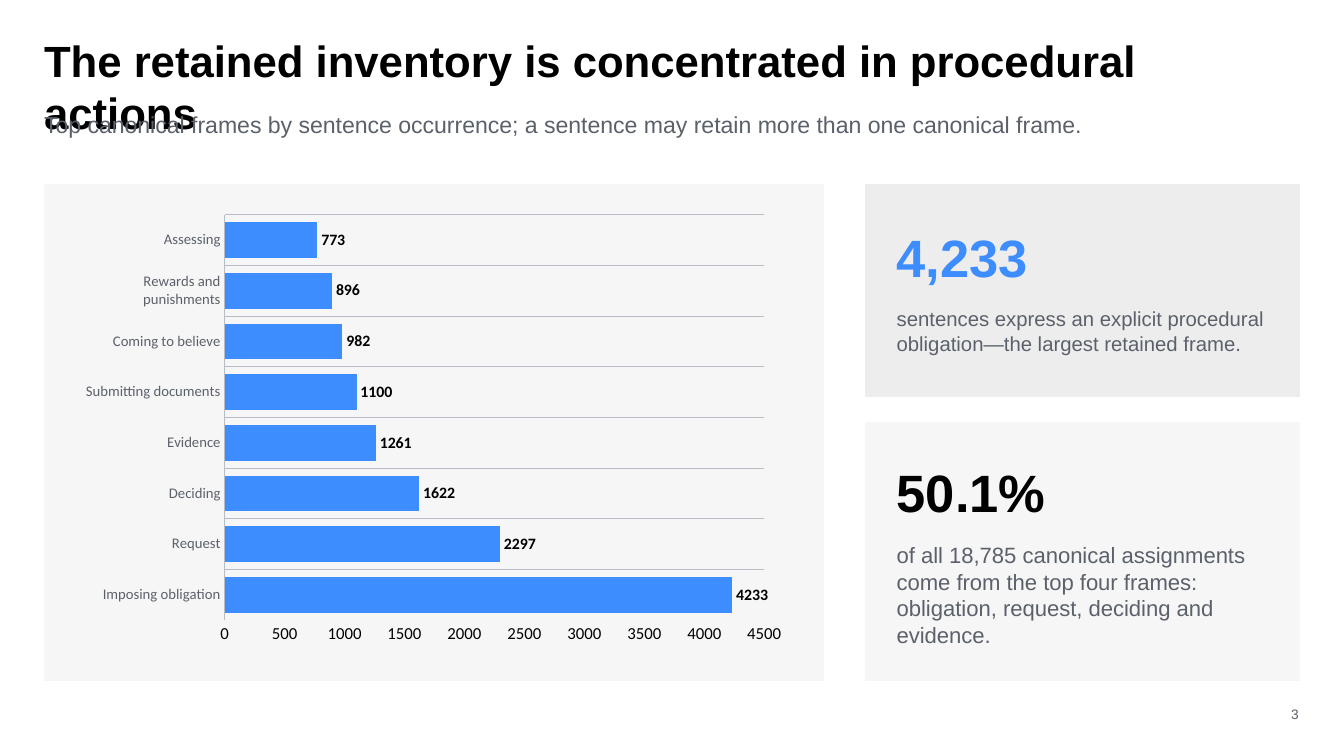
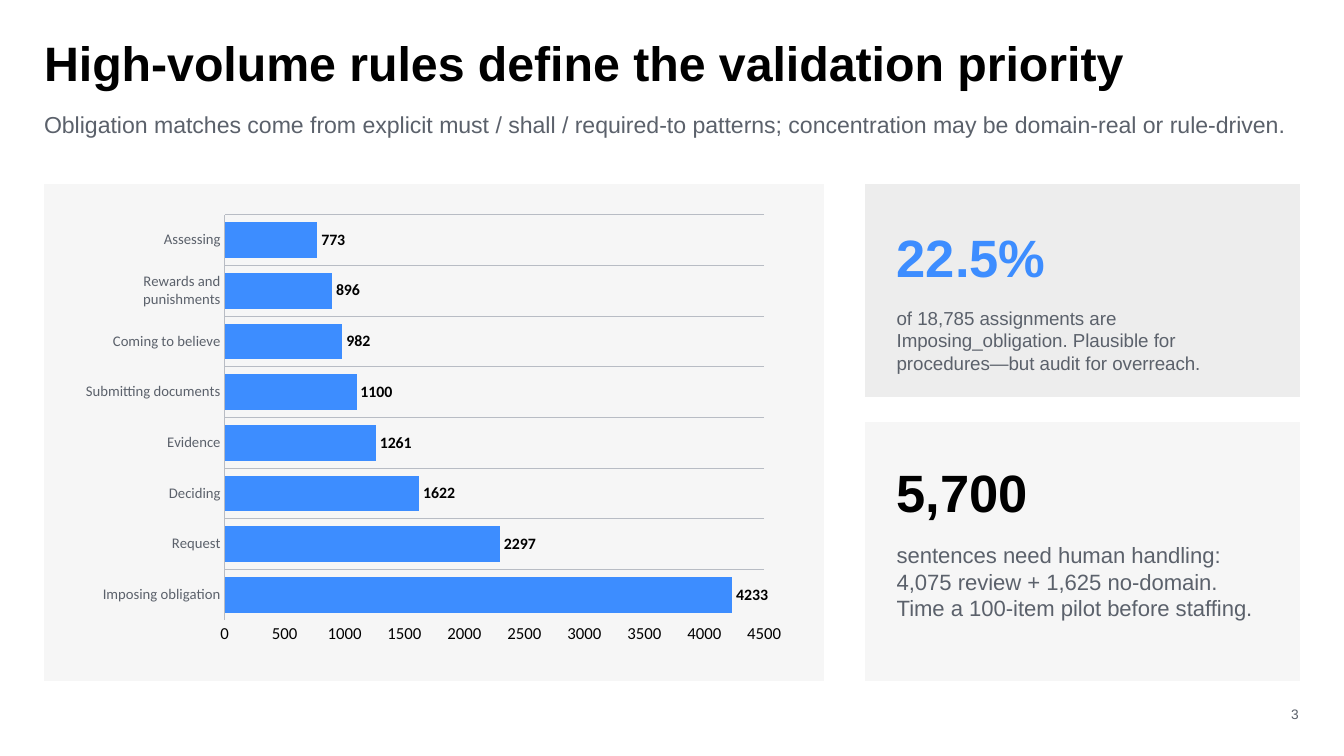
Before and after one commit to HengZ121/Deduplication_Agent, a slide deck: slide 3 of outputs/019ff91b-7d05-7643-8f3b-9fe2b738766a/frame_canonicalization_internal_report.pptx. Drawn at 1344x756 pixels with LibreOffice and Linux fonts; fonts in the diff are those of the drawing. Boxes give left, top, right and bottom in pixels: in the first picture for what was removed or moved away, otherwise in the second. Text is boxed around its words. In the diff, an @@ line names an element or a change of style, - is before the commit and + after.

Commit message:
Include final frame inventory in report

```diff
--- a/outputs/019ff91b-7d05-7643-8f3b-9fe2b738766a/frame_canonicalization_internal_report.pptx
+++ b/outputs/019ff91b-7d05-7643-8f3b-9fe2b738766a/frame_canonicalization_internal_report.pptx
@@ text at [44,46,1123,91]: text changed; size 31.2 to 34.5 pt @@
-The retained inventory is concentrated in procedural actions
+High-volume rules define the validation priority
@@ text at [44,116,1285,138]: text changed @@
-Top canonical frames by sentence occurrence; a sentence may retain more than one canonical frame.
+Obligation matches come from explicit must / shall / required-to patterns; concentration may be domain-real or rule-driven.
@@ text at [897,240,1046,278]: text changed @@
-4,233
+22.5%
@@ text at [897,311,1200,374]: text changed; size 14.5 to 13.3 pt @@
-sentences express an explicit procedural obligation—the largest retained frame.
+of 18,785 assignments are Imposing_obligation. Plausible for procedures—but audit for overreach.
@@ text at [897,475,1028,520]: text changed @@
-50.1%
+5,700
@@ text at [897,547,1253,621]: text changed @@
-of all 18,785 canonical assignments come from the top four frames: obligation, request, deciding and evidence.
+sentences need human handling: 4,075 review + 1,625 no-domain. Time a 100-item pilot before staffing.
```
Also in this commit, not shown: 3 other slides changed, 1 slide added, 1 slide removed.
